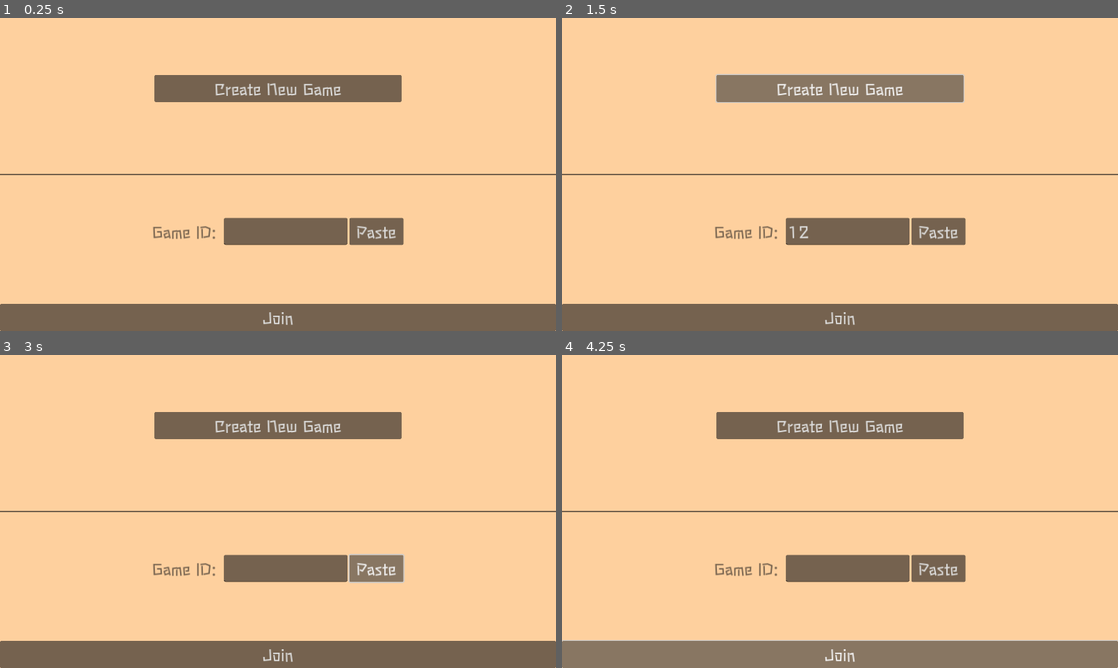
Above: before the commit, frames 1-4 (two rows, left to right).
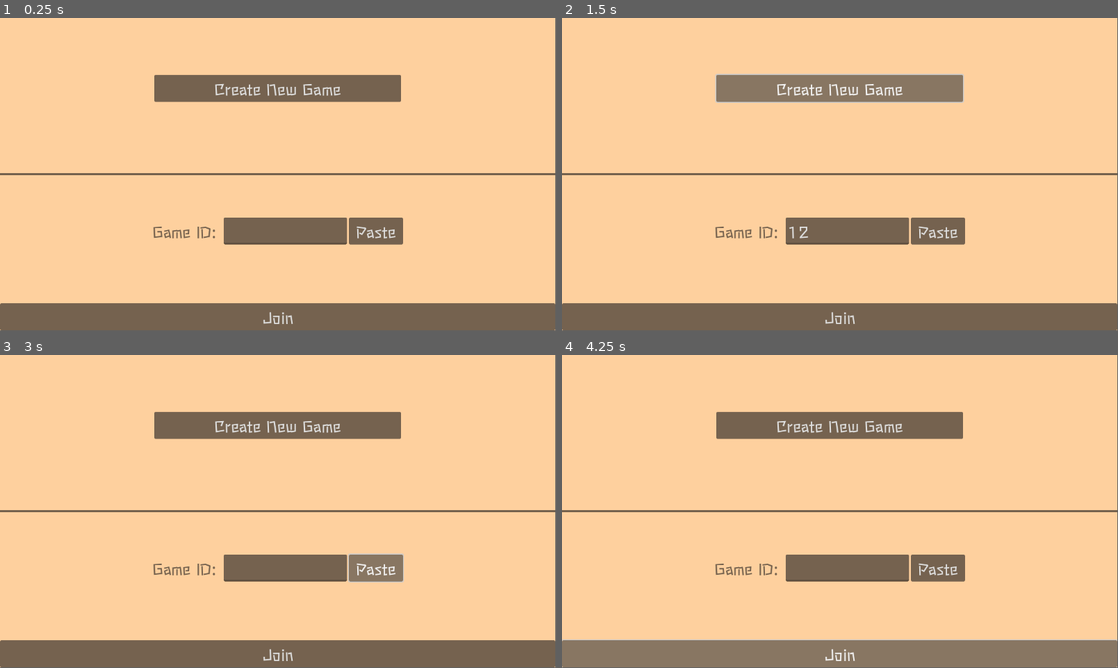
Above: after the commit, the same moments.

Repository: dsg-jam/ld51-game
Game: Godot game, scene res://scenes/start.tscn
The game is run twice, just before and just after one commit, with the same random seed, the same clock (stepped at 60 frames per second) and the same inputs.
Inputs (mouse positions are in pixels of both pictures, inside the frame that each line leads up to):
- Up to frame 1 (0.25 s): no input
- Up to frame 2 (1.5 s): click (845, 230) at 0.52 s; type "12" at 0.6 s; click "Create New Game" at 1.25 s
- Up to frame 3 (3 s): click "Create New Game" at 2 s; click "Paste" at 2.75 s
- Up to frame 4 (4.25 s): click "Join" at 3.5 s
In our replay, the window is 800x450 before the commit and 799x449 after it. These sizes can differ from the game's own. Grey fills any space a smaller window leaves; there, only what the larger window draws over its background counts as a difference.

The runs differ from the first frame. In frame 1, 1.4% of the frame differs, in the area x 0-100%, y 0-100%; in frame 2, 1.4%; in frame 3, 1.4%; in frame 4, 1.6%.
Error in both runs: Invalid operands 'String' and 'Nil' in operator 'in'. (res://scripts/HttpRequest.gd:36)

Commit message:
Change window stretch mode

Diff:
--- a/project.godot
+++ b/project.godot
@@ -19,11 +19,6 @@
 
 GlobalVariables="*res://scripts/GlobalVariables.gd"
 DSGNetwork="*res://scripts/network.gd"
-
-[display]
-
-window/stretch/mode="canvas_items"
-window/stretch/aspect="expand"
 
 [input]
 
